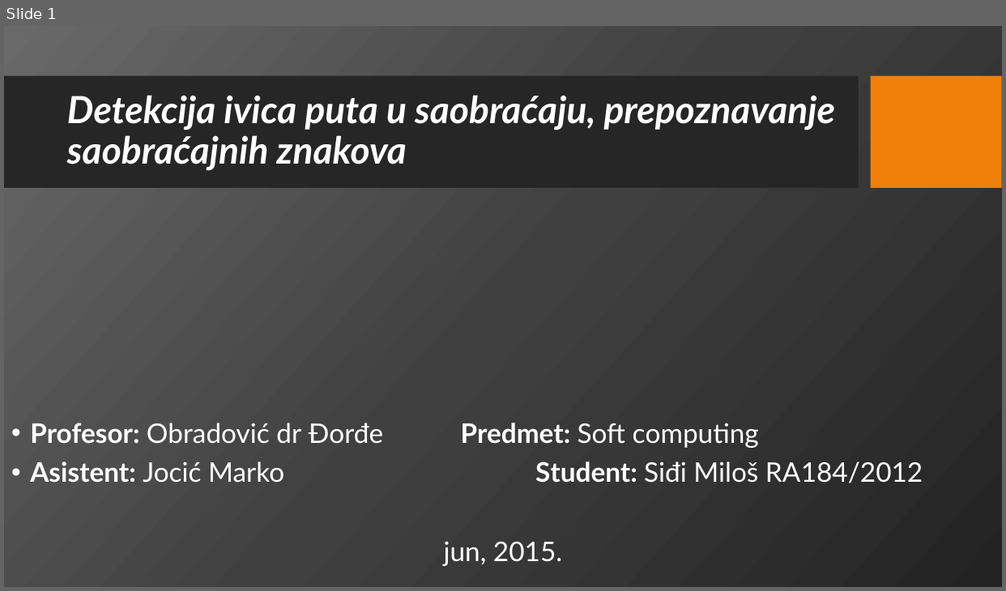
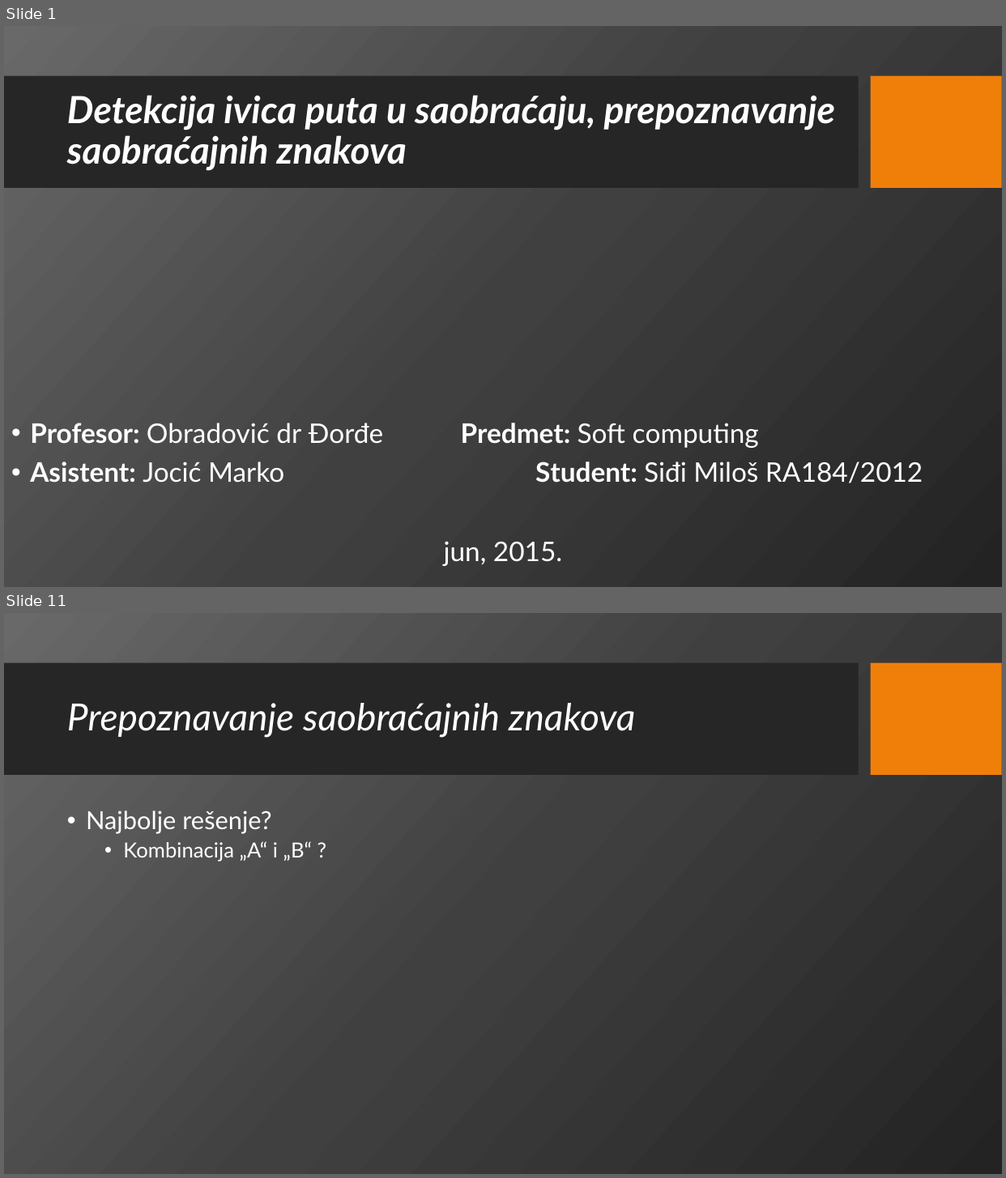
Before and after one commit to msidji/MilosSidji_SoftComputing, a slide deck: Python/Sidji-Prezentacija2.pptx. Shown one above the other, each under a label of ours: slide 1 before the commit, slides 1 and 11 after it; the slides between them are not shown. The pictures are 1006x591 and 1006x1178 pixels, drawn with LibreOffice and Linux fonts; fonts in the diff are those of the drawing; background and template pictures are left out. Boxes give left, top, right and bottom in pixels: in the first picture for what was removed or moved away, otherwise in the second. Text is boxed around its words. In the diff, an @@ line names an element or a change of style, - is before the commit and + after.

```diff
--- a/Python/Sidji-Prezentacija2.pptx
+++ b/Python/Sidji-Prezentacija2.pptx
@@ slide 11 added at bbox=[4, 613, 1002, 1174], background picture (left out); not listed: 2 template elements that a slide beside it also shows @@
@@ title added at bbox=[67, 703, 635, 738], 36 pt, text #FFFFFF, italic @@
+Prepoznavanje saobraćajnih znakova
@@ text added at bbox=[86, 811, 312, 862], 20 pt, text #FFFFFF @@
+• Najbolje rešenje?
+  • Kombinacija „A“ i „B“ ?
```
Also in this commit, not shown: 16 other slides added, 8 slides removed, 8 other files.
